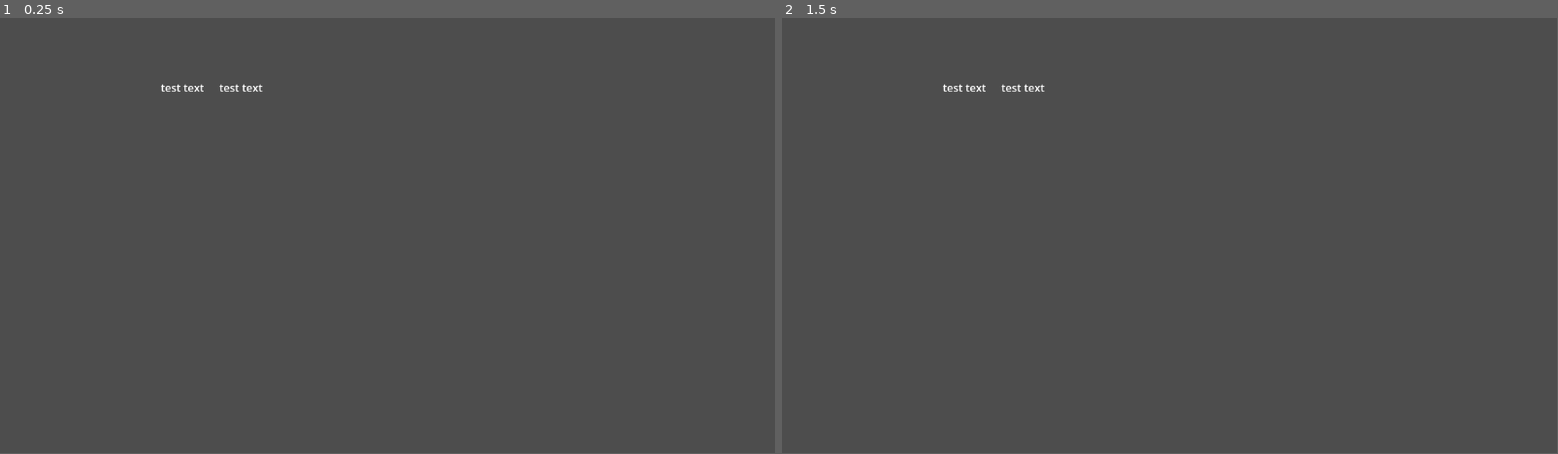
Above: before the commit, frames 1-2 (left to right).
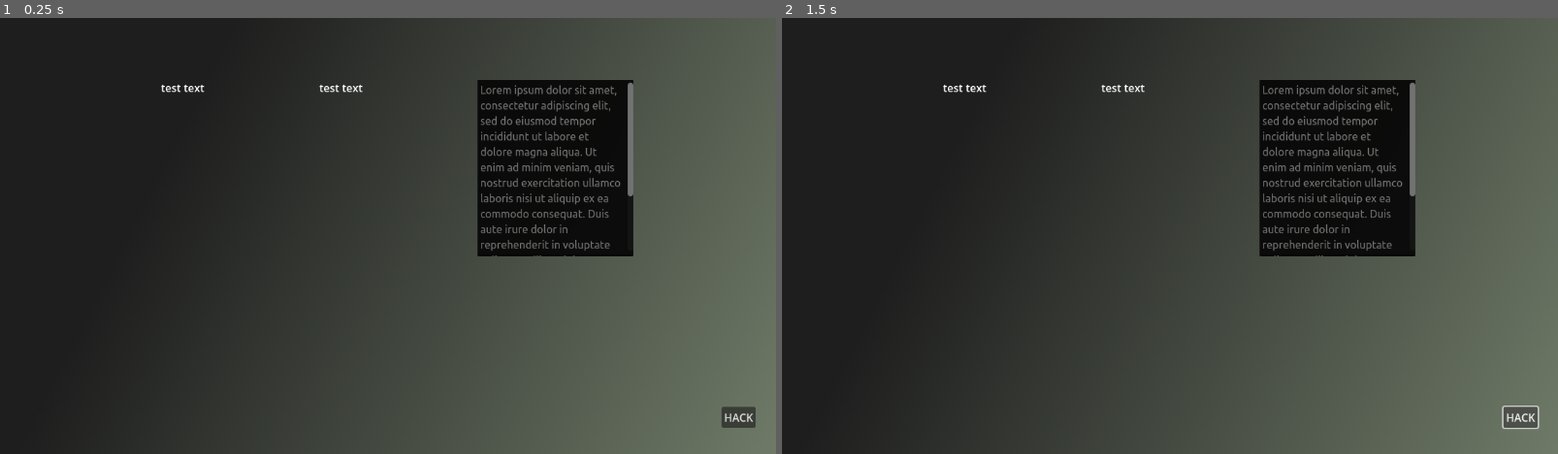
Above: after the commit, the same moments.

Repository: Mastoast/LDJam53
Game: Godot game, scene res://scenes/screen.tscn
Same seed, same stepped clock (60 frames per second), same inputs: the game is played once before the commit and once after it.
Inputs (mouse positions are in pixels of both pictures, inside the frame that each line leads up to):
- Up to frame 1 (0.25 s): no input
- Up to frame 2 (1.5 s): click (1519, 414) at 0.5 s, where only the run after the commit has a clickable "HACK"; click (1519, 414) at 1.25 s, where only the run after the commit has a clickable "HACK"
In our replay, the window is 799x449 before the commit and 800x450 after it. These sizes can differ from the game's own. Grey fills any space a smaller window leaves; there, only what the larger window draws over its background counts as a difference.

The runs differ from the first frame. In frame 1, 62% of the frame differs, in the area x 0-100%, y 0-100%; in frame 2, 62%.

Commit message:
theme

Diff:
--- a/project.godot
+++ b/project.godot
@@ -18,6 +18,7 @@
 [display]
 
 window/size/resizable=false
+window/stretch/mode="viewport"
 
 [rendering]
 
--- a/scenes/screen.tscn
+++ b/scenes/screen.tscn
@@ -1,4 +1,7 @@
-[gd_scene format=3 uid="uid://cmfnyn8hqbf1j"]
+[gd_scene load_steps=3 format=3 uid="uid://cmfnyn8hqbf1j"]
+
+[ext_resource type="Theme" uid="uid://lkbwdl03g4jg" path="res://themes/desktop.tres" id="1_va2bg"]
+[ext_resource type="Texture2D" uid="uid://cqvmpp3h52nth" path="res://sprites/background.png" id="2_cw334"]
 
 [node name="screen" type="Node2D"]
 
@@ -7,12 +10,18 @@
 anchors_preset = 0
 offset_right = 1152.0
 offset_bottom = 648.0
+theme = ExtResource("1_va2bg")
+
+[node name="Background" type="Sprite2D" parent="Control"]
+position = Vector2(576, 324)
+texture = ExtResource("2_cw334")
 
 [node name="HBoxContainer" type="HBoxContainer" parent="Control"]
+layout_mode = 0
 offset_left = 239.0
 offset_top = 92.0
-offset_right = 410.0
-offset_bottom = 228.0
+offset_right = 940.0
+offset_bottom = 354.0
 
 [node name="RichTextLabel" type="RichTextLabel" parent="Control/HBoxContainer"]
 layout_mode = 2
@@ -23,3 +32,24 @@
 layout_mode = 2
 size_flags_horizontal = 3
 text = "test text"
+
+[node name="TextEdit" type="TextEdit" parent="Control/HBoxContainer"]
+layout_mode = 2
+size_flags_horizontal = 3
+text = "Lorem ipsum dolor sit amet, consectetur adipiscing elit, sed do eiusmod tempor incididunt ut labore et dolore magna aliqua. Ut enim ad minim veniam, quis nostrud exercitation ullamco laboris nisi ut aliquip ex ea commodo consequat. Duis aute irure dolor in reprehenderit in voluptate velit esse cillum dolore eu fugiat nulla pariatur. Excepteur sint occaecat cupidatat non proident, sunt in culpa qui officia deserunt mollit anim id est laborum."
+editable = false
+context_menu_enabled = false
+selecting_enabled = false
+drag_and_drop_selection_enabled = false
+wrap_mode = 1
+scroll_smooth = true
+
+[node name="Button" type="Button" parent="Control"]
+layout_mode = 1
+anchors_preset = -1
+offset_left = 1071.0
+offset_top = 578.0
+offset_right = 1122.0
+offset_bottom = 609.0
+grow_horizontal = 0
+text = "HACK"
--- /dev/null
+++ b/themes/desktop.tres
@@ -0,0 +1,7 @@
+[gd_resource type="Theme" load_steps=2 format=3 uid="uid://lkbwdl03g4jg"]
+
+[ext_resource type="FontFile" uid="uid://bbqsv3m0wu4mi" path="res://font/Ubuntu-Regular.ttf" id="1_sdf7p"]
+
+[resource]
+TextEdit/colors/background_color = Color(0, 0, 0, 0.717647)
+TextEdit/fonts/font = ExtResource("1_sdf7p")
Binary file added: font/Ubuntu-Regular.ttf
Not shown, added: font/Ubuntu-Regular.ttf.import
Binary file added: sprites/background.png
Not shown, added: sprites/background.png.import
